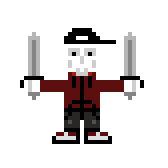
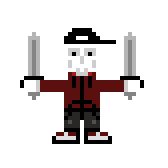
Layers edited between the first and the second (168, 168) image:
painted on "LeftForearm" over [28, 80, 40, 92]
painted on "RightForearm" over [124, 80, 136, 92]
